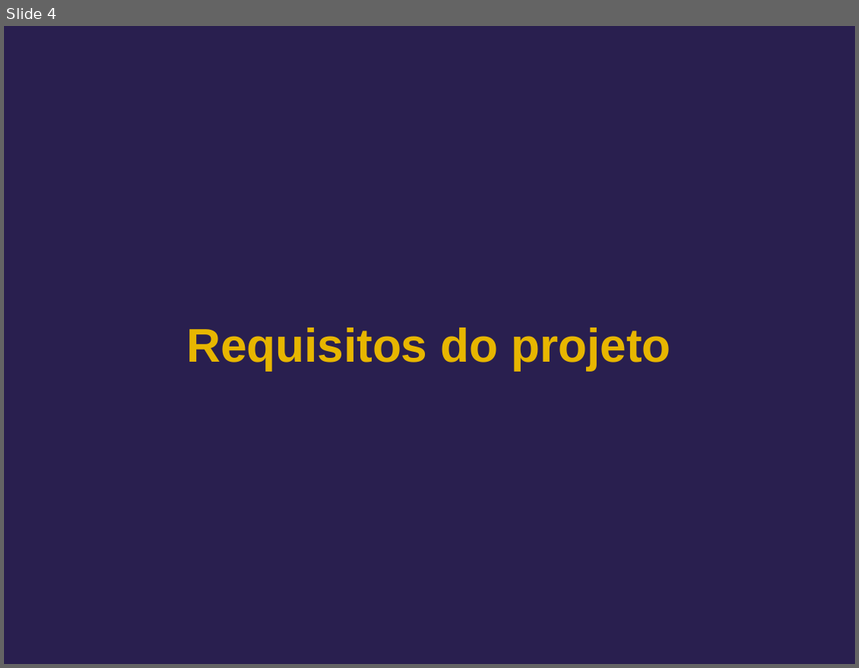
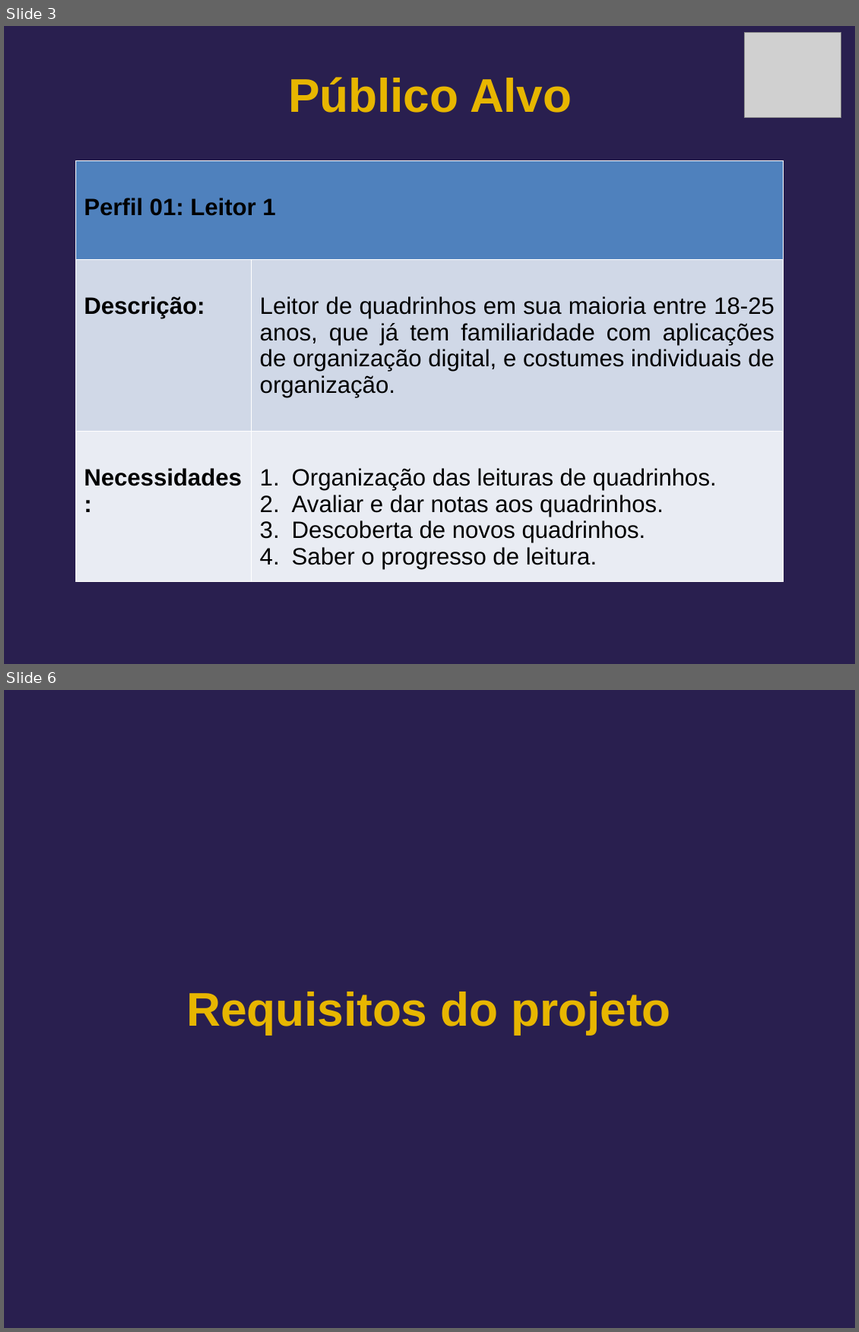
Before and after one commit to ICEI-PUC-Minas-PMV-ADS/pmv-ads-2023-2-e1-proj-web-t1-clube-do-quadrinho, a slide deck: apresentacao/Apresentação.pptx. Shown one above the other, each under a label of ours: slide 4 before the commit, slides 3 and 6 after it; the slides between them are not shown. The pictures are 859x668 and 859x1332 pixels, drawn with LibreOffice and Linux fonts; fonts in the diff are those of the drawing; grey boxes stand for pictures; background and template pictures are left out. Boxes give left, top, right and bottom in pixels: in the first picture for what was removed or moved away, otherwise in the second. Text is boxed around its words. In the diff, an @@ line names an element or a change of style, - is before the commit and + after.

```diff
--- a/apresentacao/Apresentação.pptx
+++ b/apresentacao/Apresentação.pptx
@@ slide 3 added at (x1=4, y1=26, x2=855, y2=664), background #FFFFFF @@
@@ freeform shape added at (x1=4, y1=26, x2=855, y2=664), fill #291F4F @@
@@ picture added at (x1=744, y1=33, x2=842, y2=118) @@
@@ title added at (x1=288, y1=77, x2=572, y2=113), 40 pt, text #E7B600, bold @@
+Público Alvo
@@ table added at (x1=75, y1=161, x2=784, y2=582), 3 rows, 2 columns @@
+Perfil 01: Leitor 1 | 
+Descrição: | Leitor de quadrinhos em sua maioria entre 18-25 anos, que já tem familiaridade com aplicações de organização digital, e costumes individuais de organização.
+Necessidades: | Organização das leituras de quadrinhos. / Avaliar e dar notas aos quadrinhos. / Descoberta de novos quadrinhos. / Saber o progresso de leitura.
@@ what was slide 4 is now slide 6 @@
```
Also in this commit, not shown: 3 slides changed, 1 other slide added, 1 other file.
